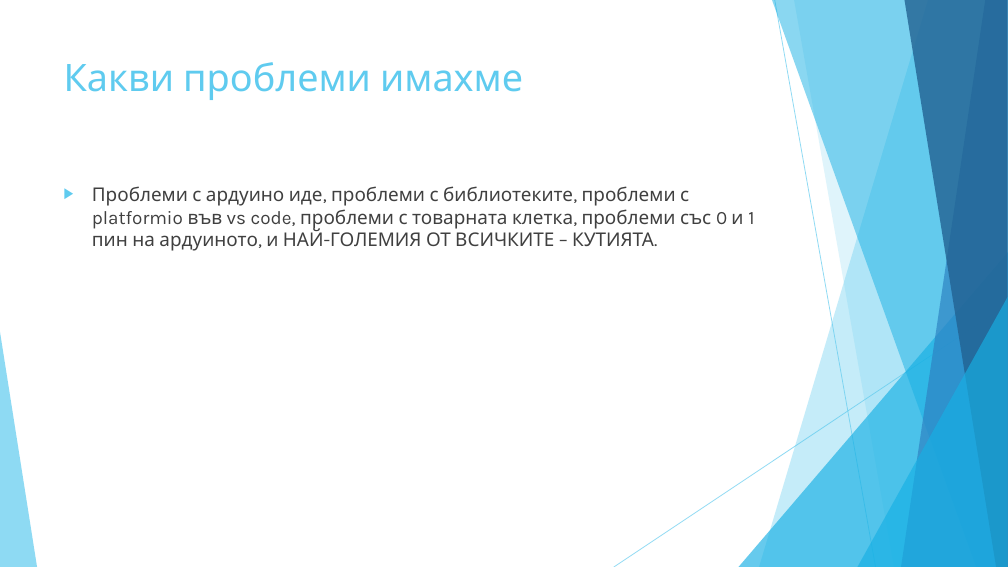
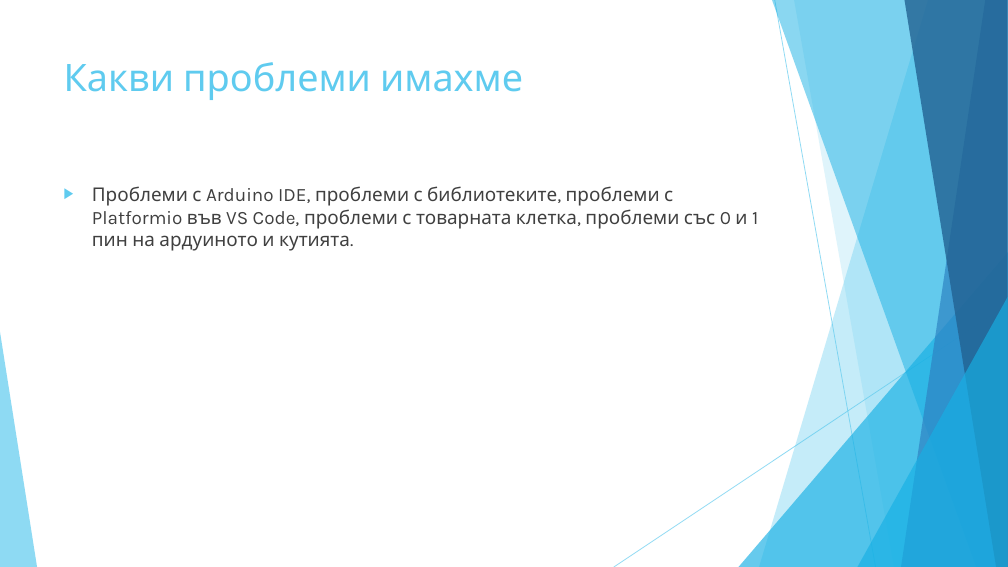
Before and after one commit to Vladikolev0321/Coctail-machine, a slide deck: slide 8 of презентация.pptx (slide 9 before the commit). Drawn at 1008x567 pixels with LibreOffice and Linux fonts; fonts in the diff are those of the drawing. Boxes give left, top, right and bottom in pixels: in the first picture for what was removed or moved away, otherwise in the second. Text is boxed around its words. In the diff, an @@ line names an element or a change of style, - is before the commit and + after.

```diff
--- a/презентация.pptx
+++ b/презентация.pptx
@@ text at (x1=92, y1=186, x2=758, y2=251): text changed @@
-▶ Проблеми с ардуино иде, проблеми с библиотеките, проблеми с platformio във vs code, проблеми с товарната клетка, проблеми със 0 и 1 пин на ардуиното, и НАЙ-ГОЛЕМИЯ ОТ ВСИЧКИТЕ – КУТИЯТА.
+▶ Проблеми с Arduino IDE, проблеми с библиотеките, проблеми с Platformio във VS Code, проблеми с товарната клетка, проблеми със 0 и 1 пин на ардуиното и кутията.
```
Also in this commit, not shown: 1 other slide changed, 1 slide added, 1 other file.
